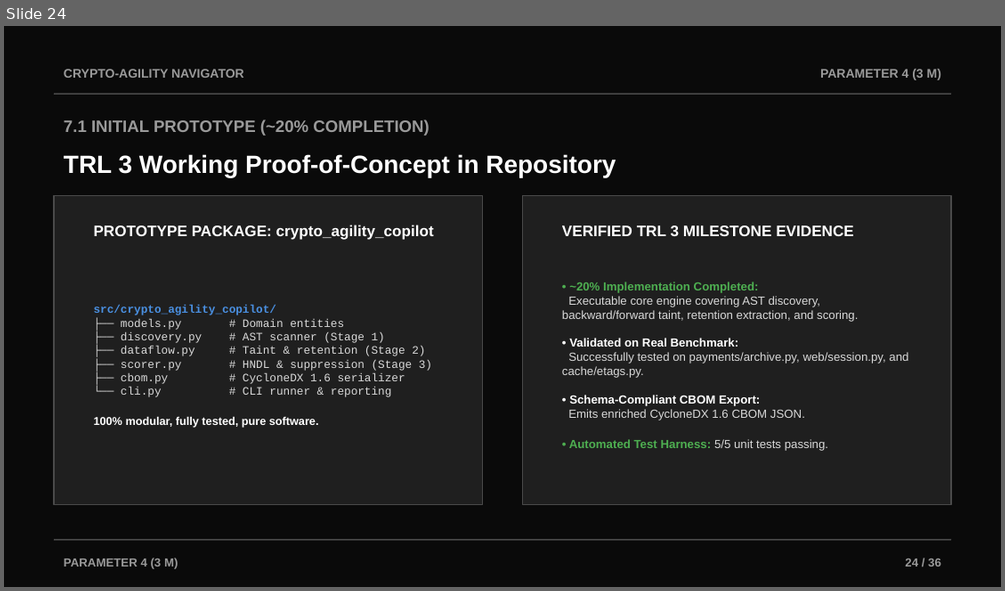
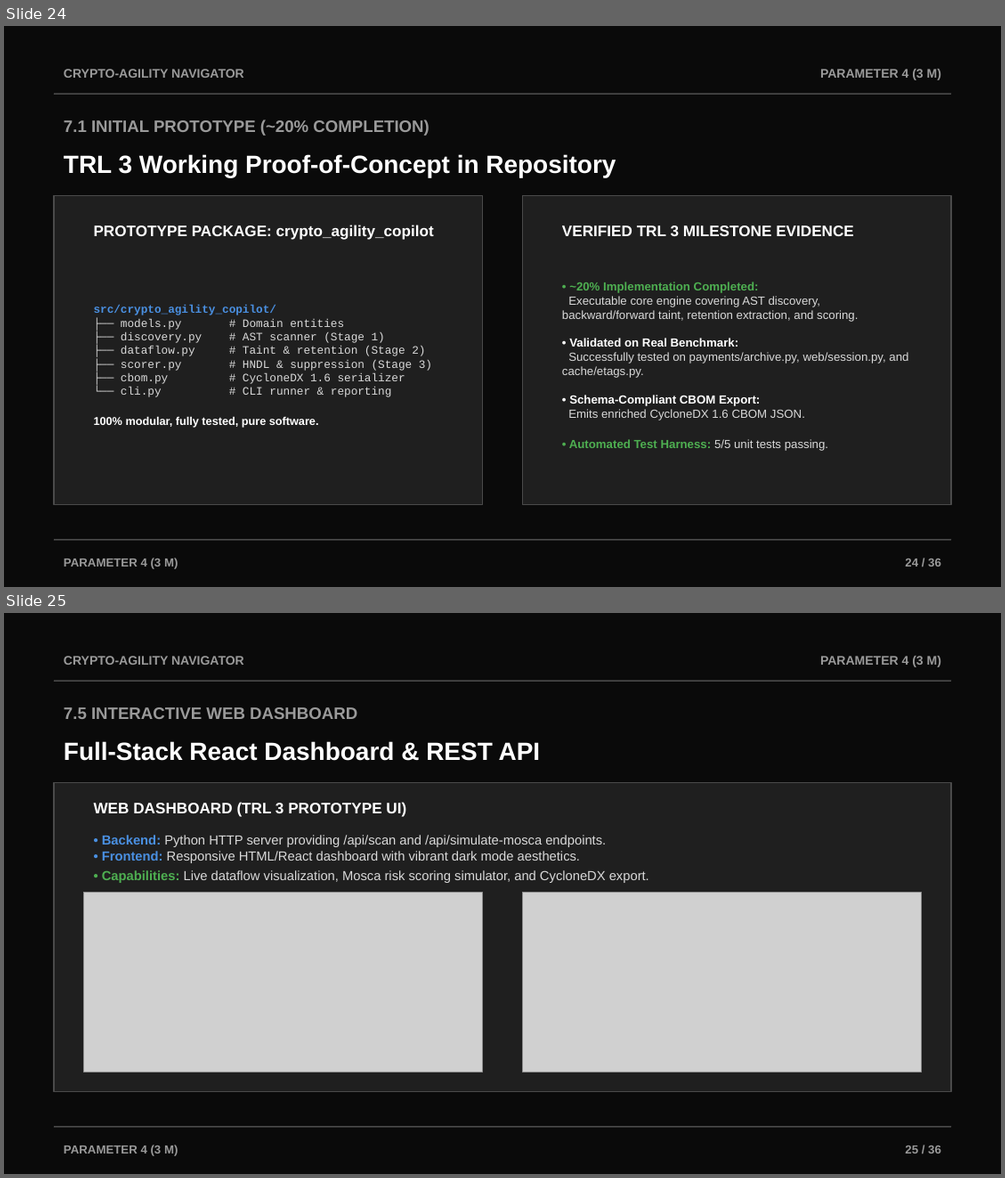
Before and after one commit to AviDhandhania/IDP-Project, a slide deck: Crypto-Agility_Navigator_Review2.pptx. Shown one above the other, each under a label of ours: slide 24 before the commit, slides 24 and 25 after it. The pictures are 1005x591 and 1005x1178 pixels, drawn with LibreOffice and Linux fonts; fonts in the diff are those of the drawing; grey boxes stand for pictures. Boxes give left, top, right and bottom in pixels: in the first picture for what was removed or moved away, otherwise in the second. Text is boxed around its words. In the diff, an @@ line names an element or a change of style, - is before the commit and + after.

Commit message:
chore(docs): Add UI dashboard screenshots, fix markdown encoding, and regenerate Review 2 deliverables

```diff
--- a/Crypto-Agility_Navigator_Review2.pptx
+++ b/Crypto-Agility_Navigator_Review2.pptx
@@ slide 25 added at (x1=4, y1=613, x2=1001, y2=1174), background #0A0A0A @@
@@ text added at (x1=64, y1=656, x2=244, y2=665), 9 pt, text #9A9A9A, bold @@
+CRYPTO-AGILITY NAVIGATOR
@@ text added at (x1=820, y1=656, x2=941, y2=667), 9 pt, text #9A9A9A, bold @@
+PARAMETER 4 (3 M)
@@ line added from (54, 681) to (951, 681), #4A4A4A 1 pt @@
@@ text added at (x1=64, y1=707, x2=357, y2=719), 12 pt, text #9A9A9A, bold @@
+7.5 INTERACTIVE WEB DASHBOARD
@@ text added at (x1=64, y1=741, x2=541, y2=761), 18 pt, text #FFFFFF, bold @@
+Full-Stack React Dashboard & REST API
@@ rectangle added at (x1=54, y1=782, x2=951, y2=1092), fill #1F1F1F, outline #4A4A4A 1 pt @@
@@ text added at (x1=94, y1=802, x2=406, y2=817), 11 pt, text #FFFFFF, bold @@
+WEB DASHBOARD (TRL 3 PROTOTYPE UI)
@@ text added at (x1=102, y1=835, x2=649, y2=883), 9.5 pt, text #D9D9D9 @@
+• Backend: Python HTTP server providing /api/scan and /api/simulate-mosca endpoints.
+• Frontend: Responsive HTML/React dashboard with vibrant dark mode aesthetics.
+• Capabilities: Live dataflow visualization, Mosca risk scoring simulator, and CycloneDX export.
@@ picture added at (x1=84, y1=892, x2=483, y2=1071) @@
@@ picture added at (x1=522, y1=892, x2=921, y2=1071) @@
@@ line added from (54, 1127) to (951, 1127), #4A4A4A 1 pt @@
@@ text added at (x1=64, y1=1144, x2=178, y2=1156), 8.5 pt, text #9A9A9A, bold @@
+PARAMETER 4 (3 M)
@@ text added at (x1=905, y1=1145, x2=941, y2=1153), 8.5 pt, text #9A9A9A, bold @@
+25 / 36
```
Also in this commit, not shown: 1 slide changed, 8 other files.
